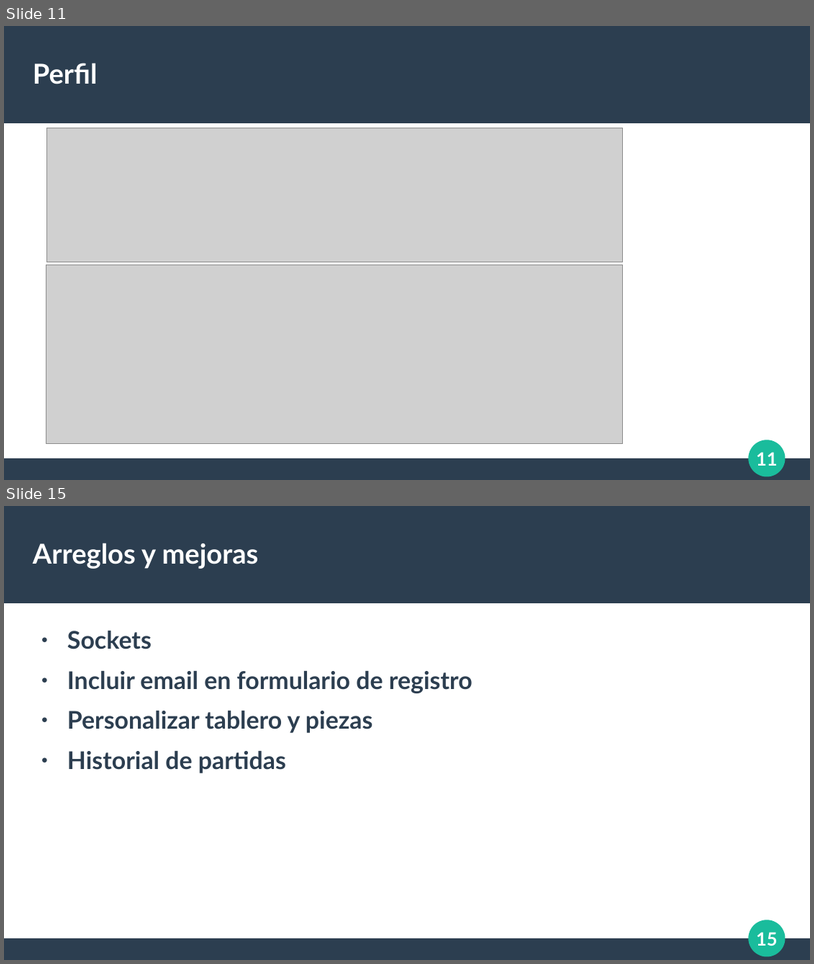
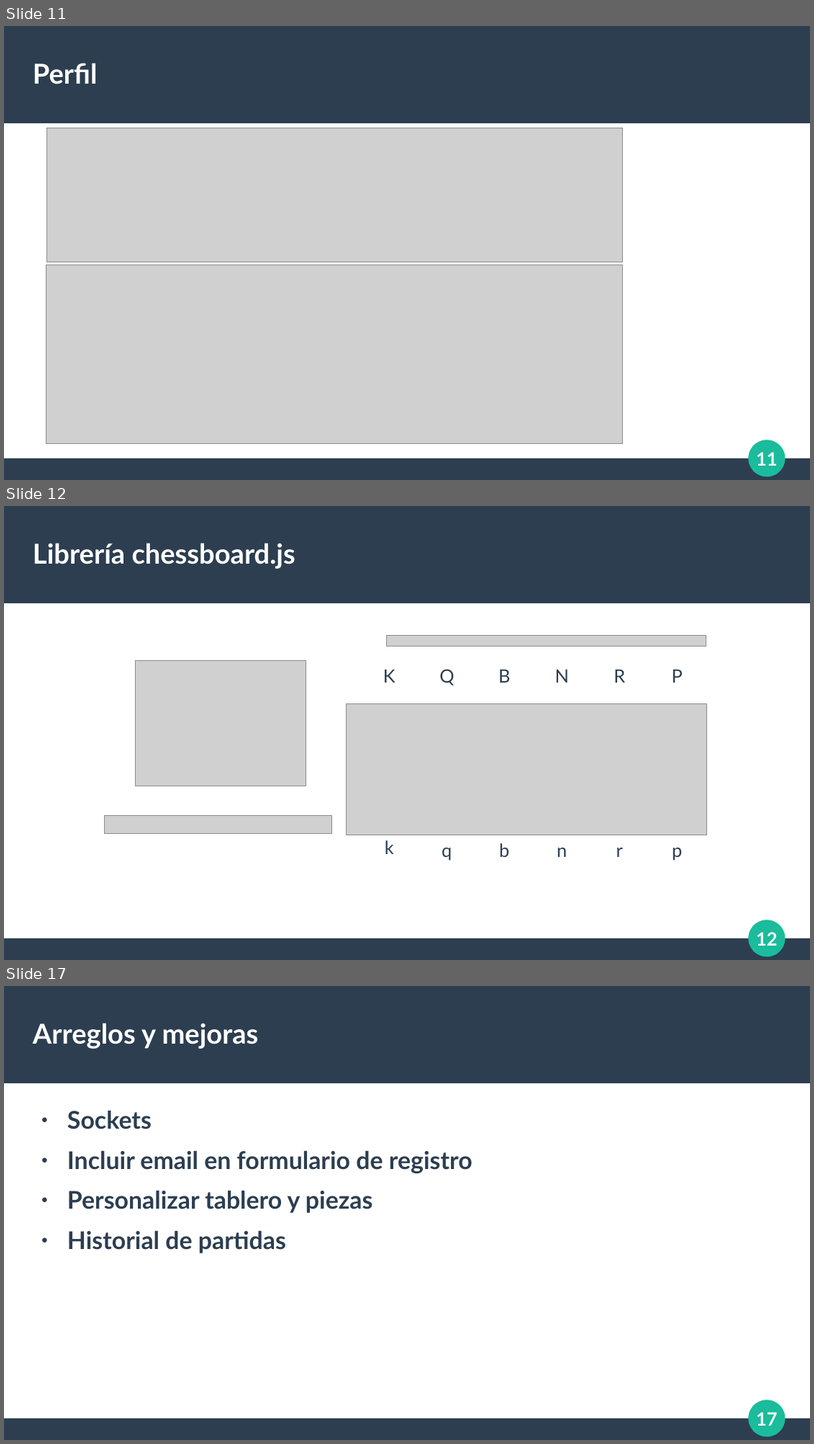
Before and after one commit to El69Man/Chess-Online, a slide deck: Documentación/Exposición.odp. Shown one above the other, each under a label of ours: slides 11 and 15 before the commit, slides 11, 12 and 17 after it; the slides between them are not shown. The pictures are 814x964 and 814x1444 pixels, drawn with LibreOffice and Linux fonts; fonts in the diff are those of the drawing; grey boxes stand for pictures. Boxes give left, top, right and bottom in pixels: in the first picture for what was removed or moved away, otherwise in the second. Text is boxed around its words. In the diff, an @@ line names an element or a change of style, - is before the commit and + after.

```diff
--- a/Documentación/Exposición.odp
+++ b/Documentación/Exposición.odp
@@ slide 12 added at (x1=4, y1=506, x2=810, y2=960), background #FFFFFF; not listed: 4 template elements that a slide beside it also shows @@
@@ title added at (x1=33, y1=543, x2=296, y2=569), 27 pt, text #FFFFFF, bold @@
+Librería chessboard.js
@@ picture added at (x1=388, y1=636, x2=707, y2=646) @@
@@ picture added at (x1=136, y1=660, x2=306, y2=785) @@
@@ text added at (x1=383, y1=669, x2=396, y2=682), 18 pt, text #2C3E50 @@
+K
@@ text added at (x1=440, y1=669, x2=454, y2=685), 18 pt, text #2C3E50 @@
+Q
@@ text added at (x1=499, y1=669, x2=510, y2=682), 18 pt, text #2C3E50 @@
+B
@@ text added at (x1=556, y1=669, x2=569, y2=682), 18 pt, text #2C3E50 @@
+N
@@ text added at (x1=614, y1=669, x2=625, y2=682), 18 pt, text #2C3E50 @@
+R
@@ text added at (x1=672, y1=669, x2=683, y2=682), 18 pt, text #2C3E50 @@
+P
@@ picture added at (x1=347, y1=703, x2=708, y2=834) @@
@@ picture added at (x1=105, y1=816, x2=332, y2=834) @@
@@ text added at (x1=385, y1=840, x2=394, y2=854), 18 pt, text #2C3E50 @@
+k
@@ text added at (x1=442, y1=847, x2=452, y2=860), 18 pt, text #2C3E50 @@
+q
@@ text added at (x1=499, y1=843, x2=509, y2=857), 18 pt, text #2C3E50 @@
+b
@@ text added at (x1=557, y1=847, x2=567, y2=857), 18 pt, text #2C3E50 @@
+n
@@ text added at (x1=617, y1=847, x2=623, y2=857), 18 pt, text #2C3E50 @@
+r
@@ text added at (x1=672, y1=847, x2=682, y2=860), 18 pt, text #2C3E50 @@
+p
@@ what was slide 15 is now slide 17 @@
@@ page number at (x1=756, y1=1412, x2=777, y2=1425): text changed @@
-15
+17
```
Also in this commit, not shown: 3 slides changed, 2 other slides added, 1 slide removed, 1 other file.
